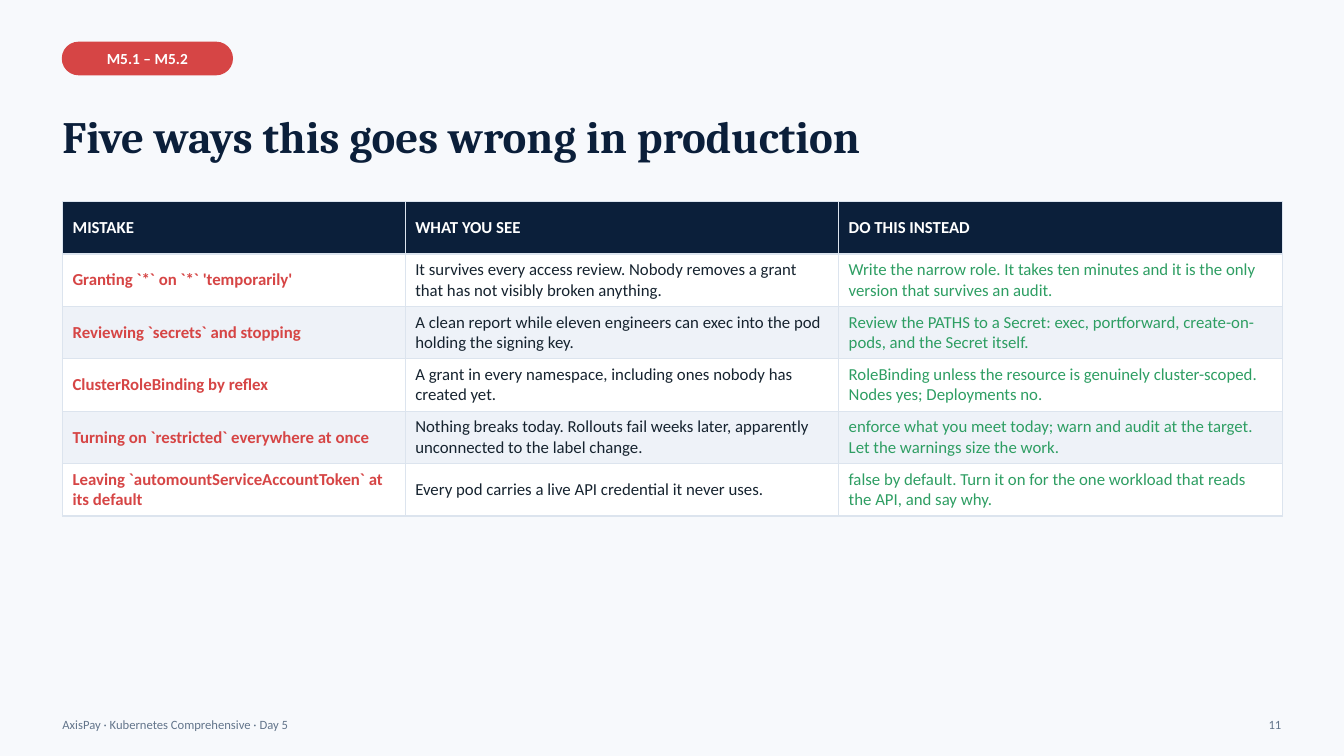
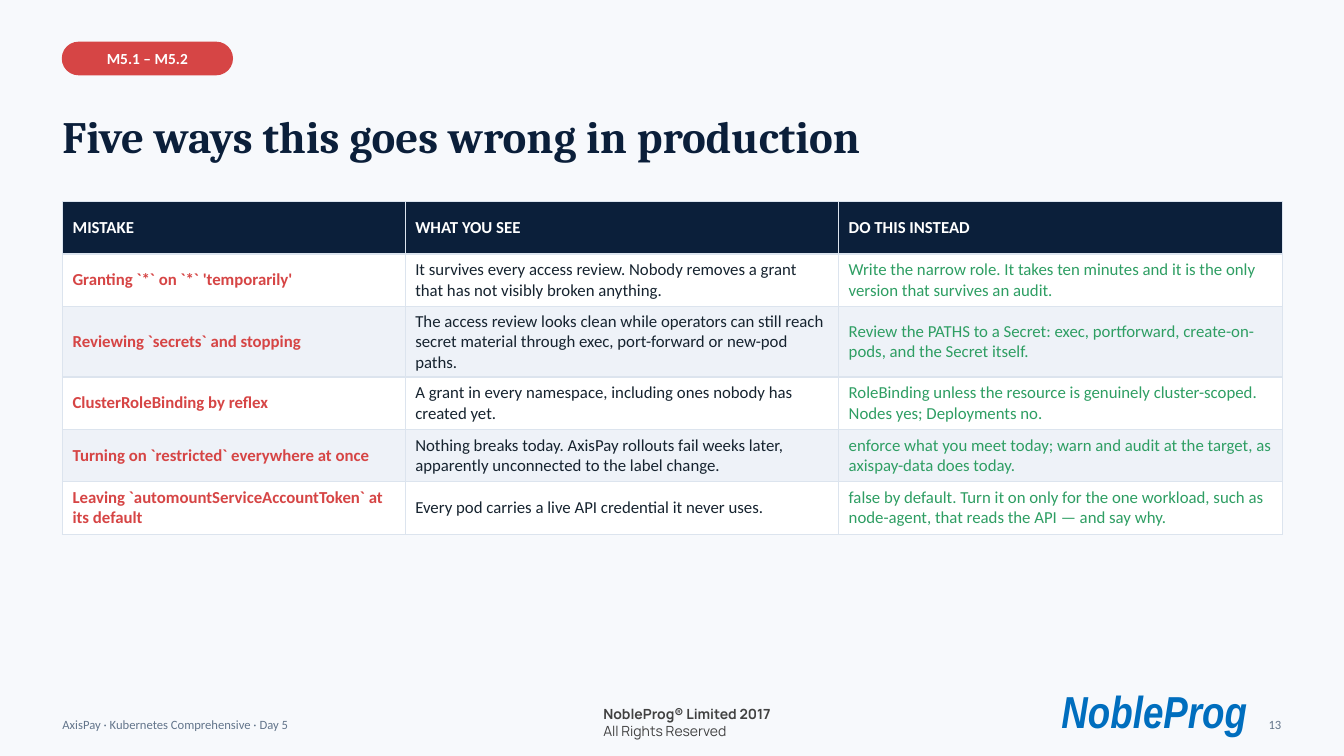
Before and after one commit to kumbulanit/kubernetescompr, a slide deck: slide 13 of days/day5/AxisPay-K8s-Day5.pptx (slide 11 before the commit). Drawn at 1344x756 pixels with LibreOffice and Linux fonts; fonts in the diff are those of the drawing; background and template pictures are left out. Boxes give left, top, right and bottom in pixels: in the first picture for what was removed or moved away, otherwise in the second. Text is boxed around its words. In the diff, an @@ line names an element or a change of style, - is before the commit and + after.

```diff
--- a/days/day5/AxisPay-K8s-Day5.pptx
+++ b/days/day5/AxisPay-K8s-Day5.pptx
@@ table at (x1=63, y1=202, x2=1282, y2=530) @@
-row 3, column 2: A clean report while eleven engineers can exec into the pod holding the signing key.
+row 3, column 2: The access review looks clean while operators can still reach secret material through exec, port-forward or new-pod paths.
-row 5, column 2: Nothing breaks today. Rollouts fail weeks later, apparently unconnected to the label change.
+row 5, column 2: Nothing breaks today. AxisPay rollouts fail weeks later, apparently unconnected to the label change.
-row 5, column 3: enforce what you meet today; warn and audit at the target. Let the warnings size the work.
+row 5, column 3: enforce what you meet today; warn and audit at the target, as axispay-data does today.
-row 6, column 3: false by default. Turn it on for the one workload that reads the API, and say why.
+row 6, column 3: false by default. Turn it on only for the one workload, such as node-agent, that reads the API — and say why.
@@ text added at (x1=603, y1=708, x2=771, y2=740), 10 pt, text #414141, bold @@
+NobleProg® Limited 2017
+All Rights Reserved
@@ text added at (x1=1061, y1=695, x2=1247, y2=737), 32 pt, text #006EBE, bold, italic @@
+NobleProg
@@ text at (x1=1269, y1=721, x2=1282, y2=729): text changed @@
-11
+13
```
Also in this commit, not shown: 35 other slides changed, 7 slides added, 27 other files.
